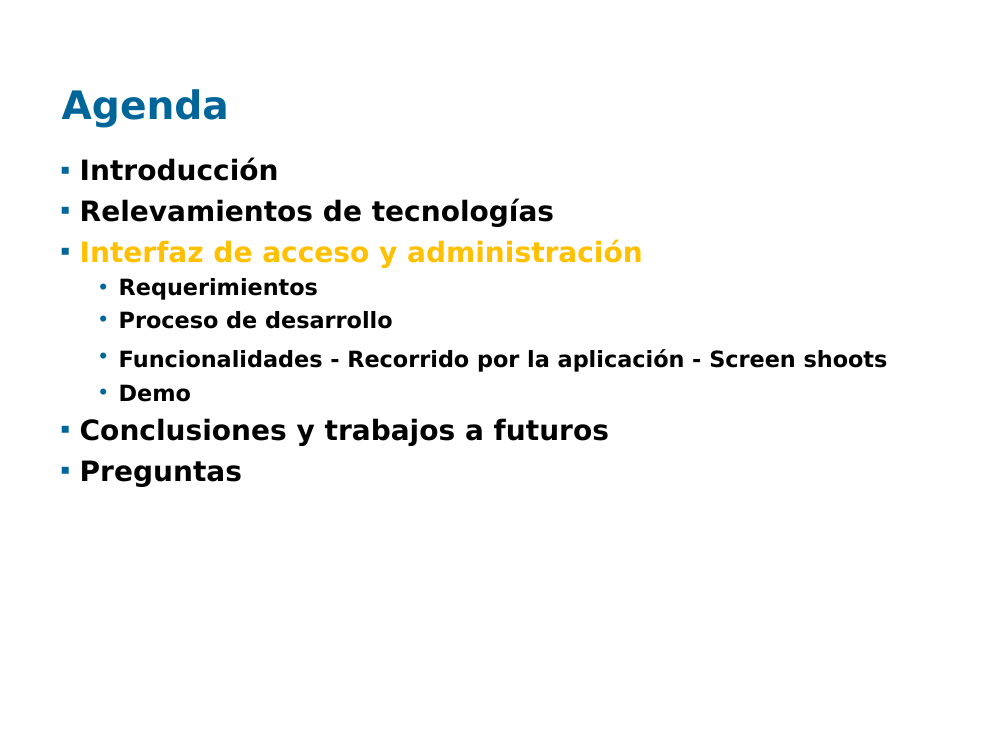
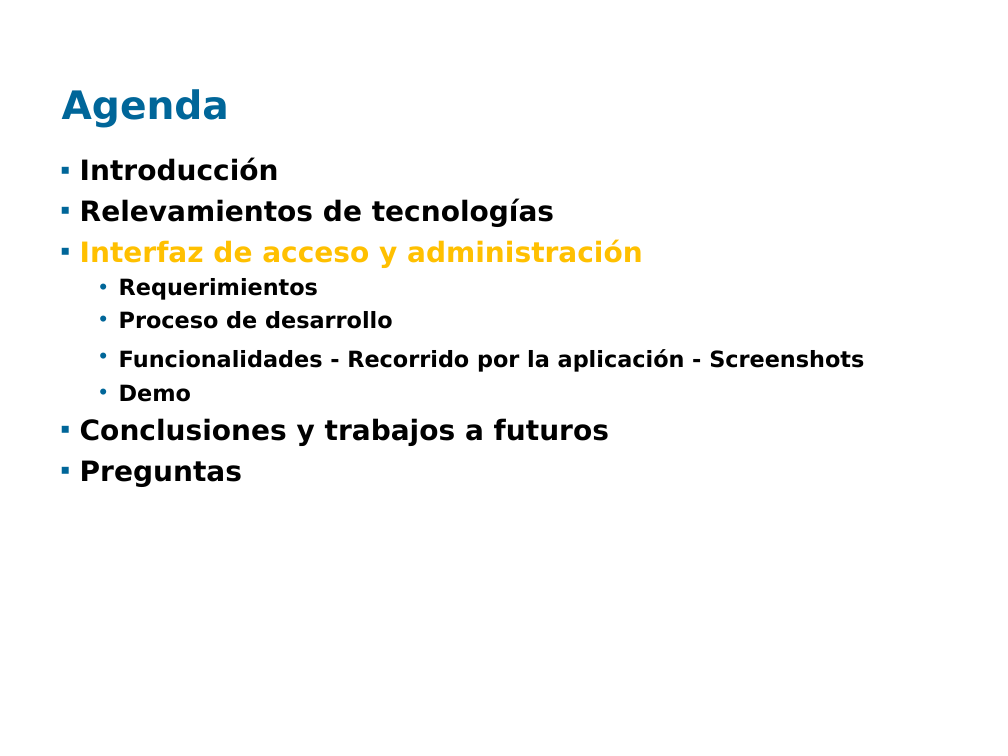
Before and after one commit to santiago-iturriaga/pgruso2007, a slide deck: slide 3 of Documentacion/Interfaz de acceso.ppt. Drawn at 1008x756 pixels with LibreOffice and Linux fonts; fonts in the diff are those of the drawing; background and template pictures are left out. Boxes give left, top, right and bottom in pixels: in the first picture for what was removed or moved away, otherwise in the second. Text is boxed around its words. In the diff, an @@ line names an element or a change of style, - is before the commit and + after.

```diff
--- a/Documentacion/Interfaz de acceso.ppt
+++ b/Documentacion/Interfaz de acceso.ppt
@@ text at box(119, 349, 864, 372): text changed @@
-  • Funcionalidades - Recorrido por la aplicación - Screen shoots
+  • Funcionalidades - Recorrido por la aplicación - Screenshots
```
Also in this commit, not shown: 1 other slide changed, 2 other files.
